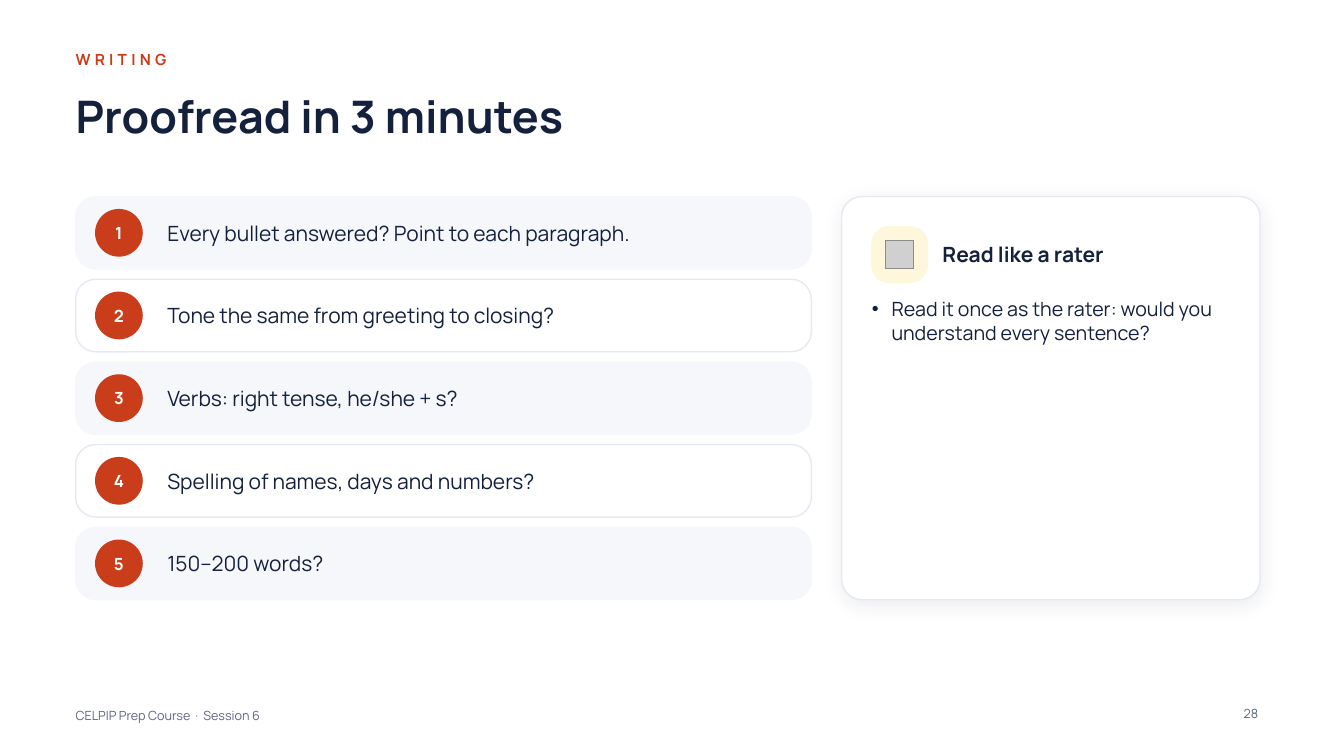
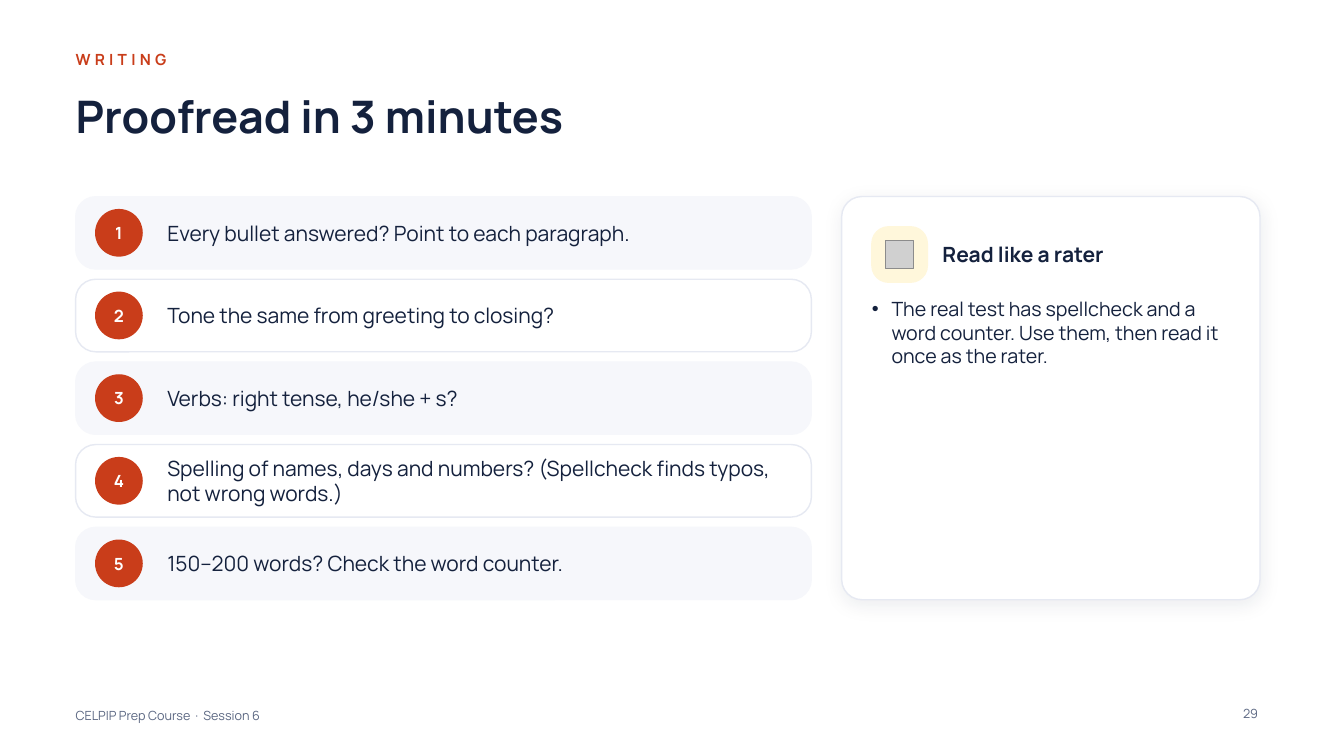
Before and after one commit to learnovateqa/The_English_Academy_CELPIP, a slide deck: slide 29 of decks/session-06.pptx (slide 28 before the commit). Drawn at 1344x756 pixels with LibreOffice and Linux fonts; fonts in the diff are those of the drawing; grey boxes stand for pictures. Boxes give left, top, right and bottom in pixels: in the first picture for what was removed or moved away, otherwise in the second. Text is boxed around its words. In the diff, an @@ line names an element or a change of style, - is before the commit and + after.

```diff
--- a/decks/session-06.pptx
+++ b/decks/session-06.pptx
@@ text at bbox=[892, 301, 1218, 364]: text changed @@
-• Read it once as the rater: would you understand every sentence?
+• The real test has spellcheck and a word counter. Use them, then read it once as the rater.
@@ text at bbox=[167, 458, 770, 507]: text changed @@
-Spelling of names, days and numbers?
+Spelling of names, days and numbers? (Spellcheck finds typos, not wrong words.)
@@ text at bbox=[167, 555, 563, 572]: text changed @@
-150–200 words?
+150–200 words? Check the word counter.
@@ page number at bbox=[1243, 708, 1258, 718]: text changed @@
-28
+29
```
Also in this commit, not shown: 6 other slides changed, 2 slides added, 2 other files.
